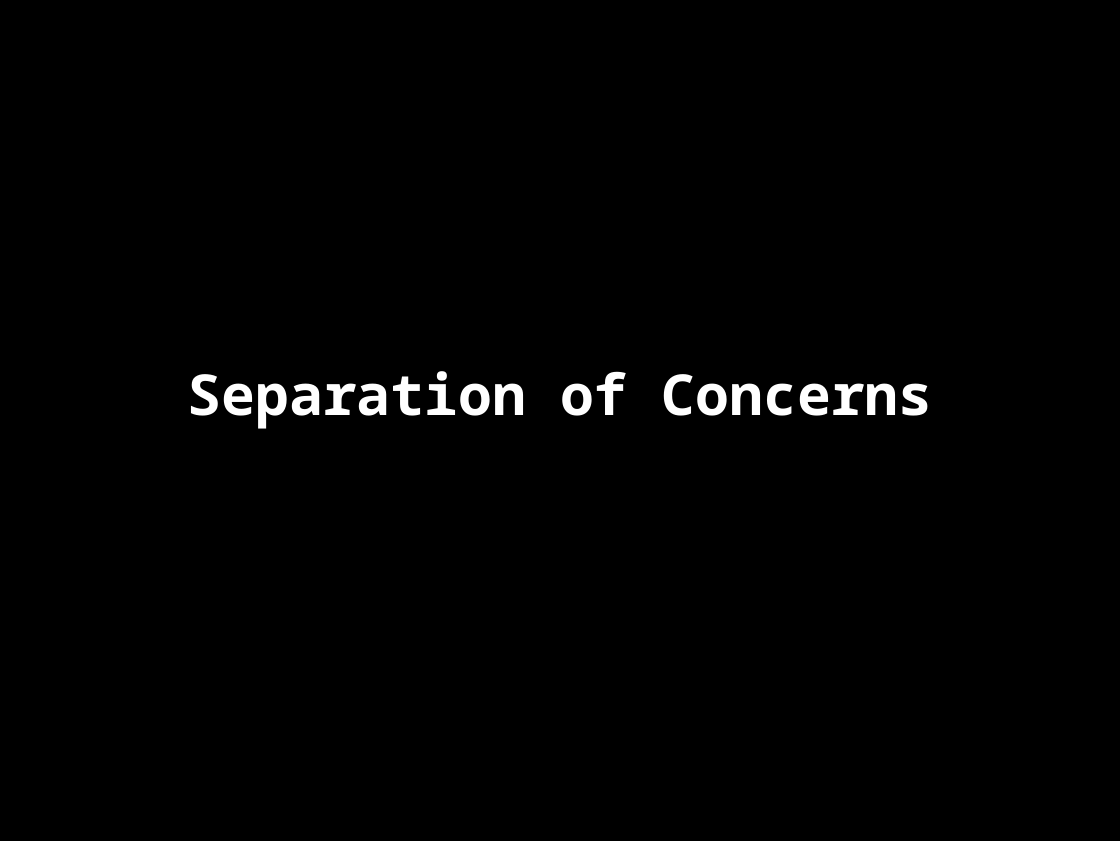
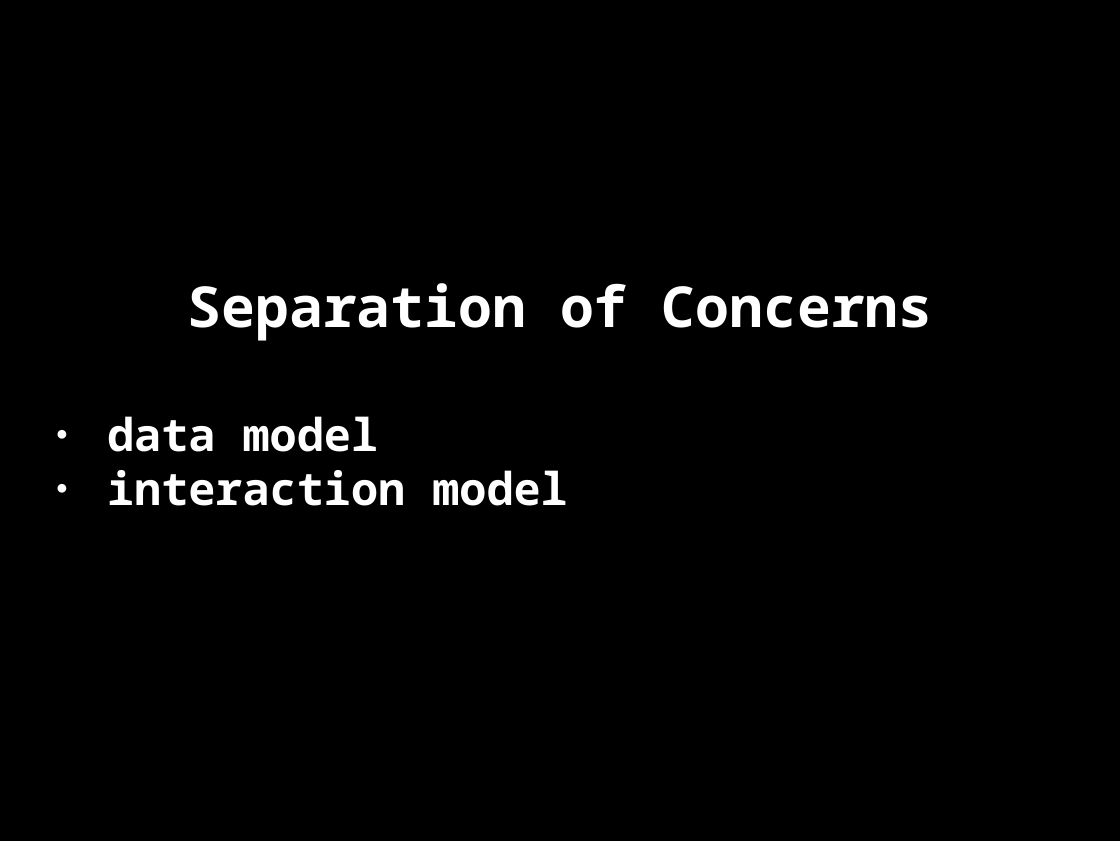
Before and after one commit to danja/hyperdata-2015, a slide deck: slide 83 of docs/salzburg/slides.odp (slide 74 before the commit). Drawn at 1120x841 pixels with LibreOffice and Linux fonts; fonts in the diff are those of the drawing. Boxes give left, top, right and bottom in pixels: in the first picture for what was removed or moved away, otherwise in the second. Text is boxed around its words. In the diff, an @@ line names an element or a change of style, - is before the commit and + after.

```diff
--- a/docs/salzburg/slides.odp
+++ b/docs/salzburg/slides.odp
@@ subtitle at bbox=[107, 416, 568, 506]: paragraphs added @@
+● data model
+● interaction model
```
Also in this commit, not shown: 13 other slides changed, 11 slides added, 11 other files.
